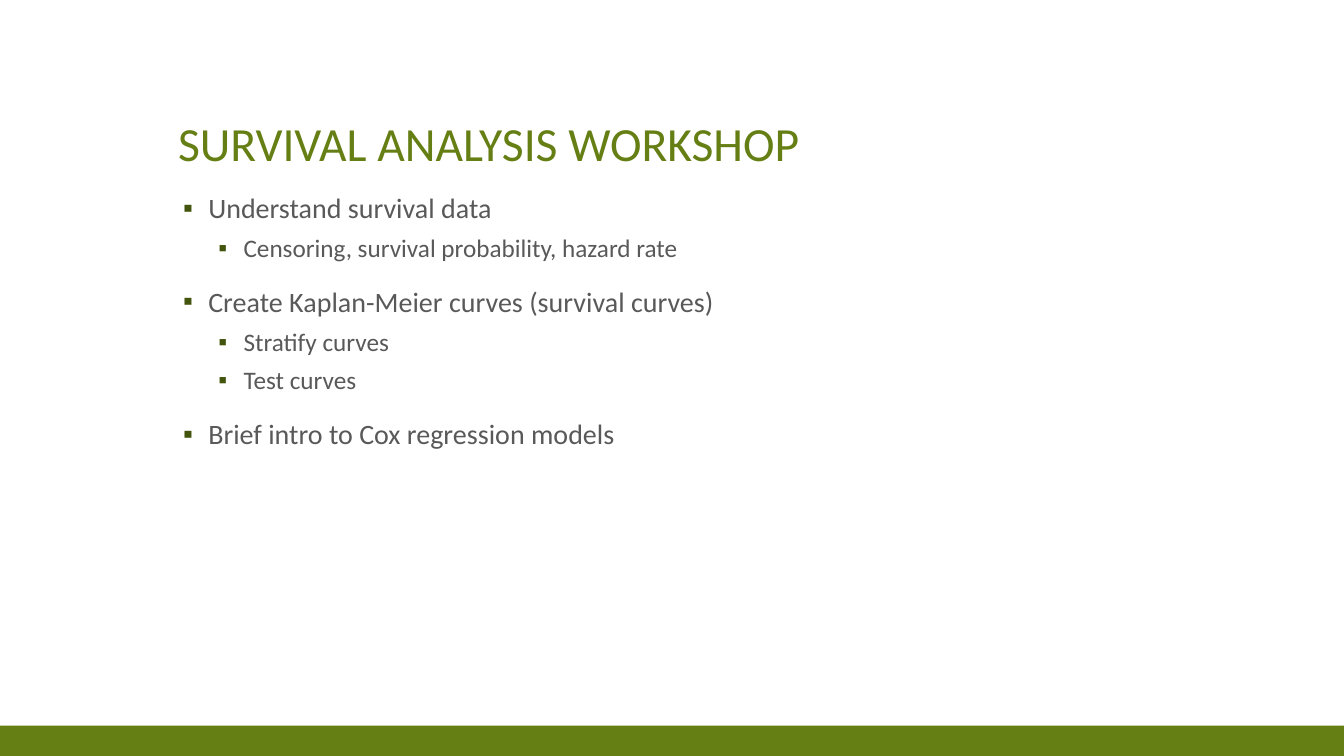
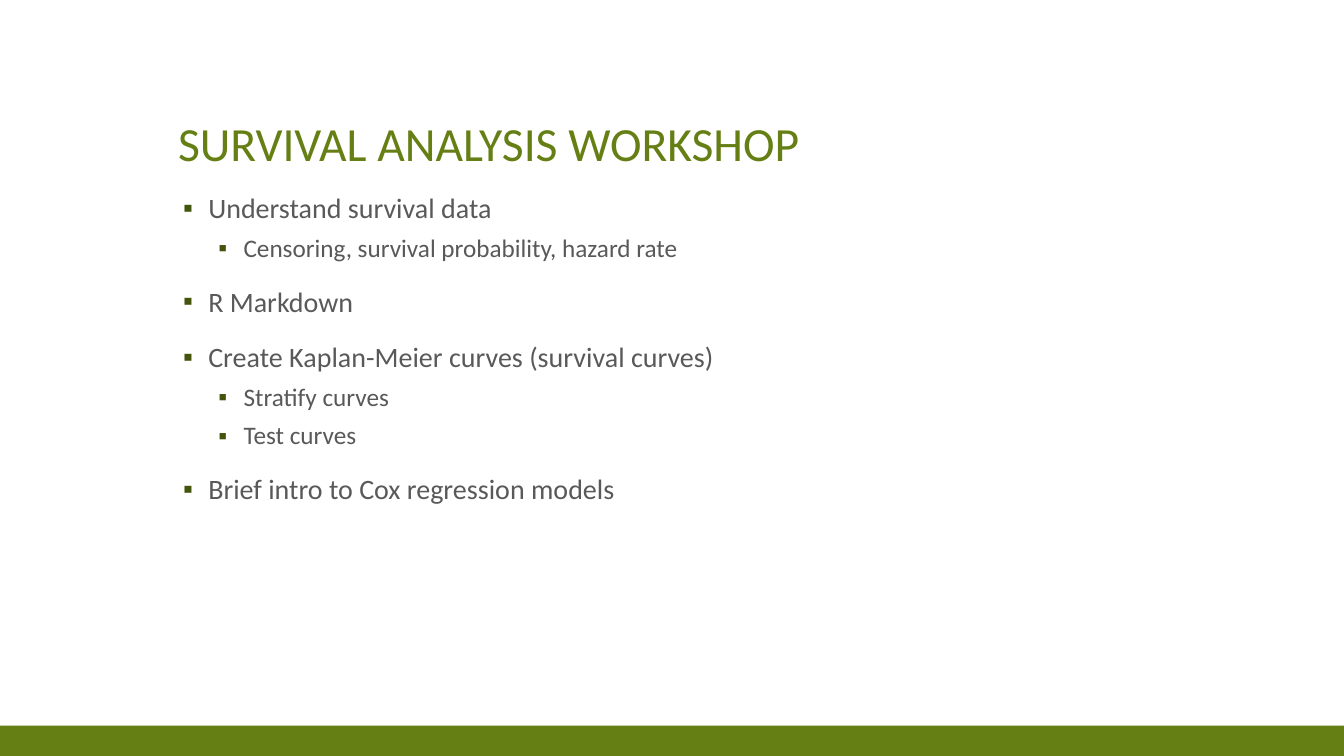
Before and after one commit to sjsimmo2/DAC-Survival, a slide deck: slide 2 of Slides-DAC-Survival Analysis.pptx. Drawn at 1344x756 pixels with LibreOffice and Linux fonts; fonts in the diff are those of the drawing. Boxes give left, top, right and bottom in pixels: in the first picture for what was removed or moved away, otherwise in the second. Text is boxed around its words. In the diff, an @@ line names an element or a change of style, - is before the commit and + after.

```diff
--- a/Slides-DAC-Survival Analysis.pptx
+++ b/Slides-DAC-Survival Analysis.pptx
@@ text at (208,292,353,312): paragraph added @@
+▪ R Markdown
```
Also in this commit, not shown: 3 other slides changed, 1 slide added.
